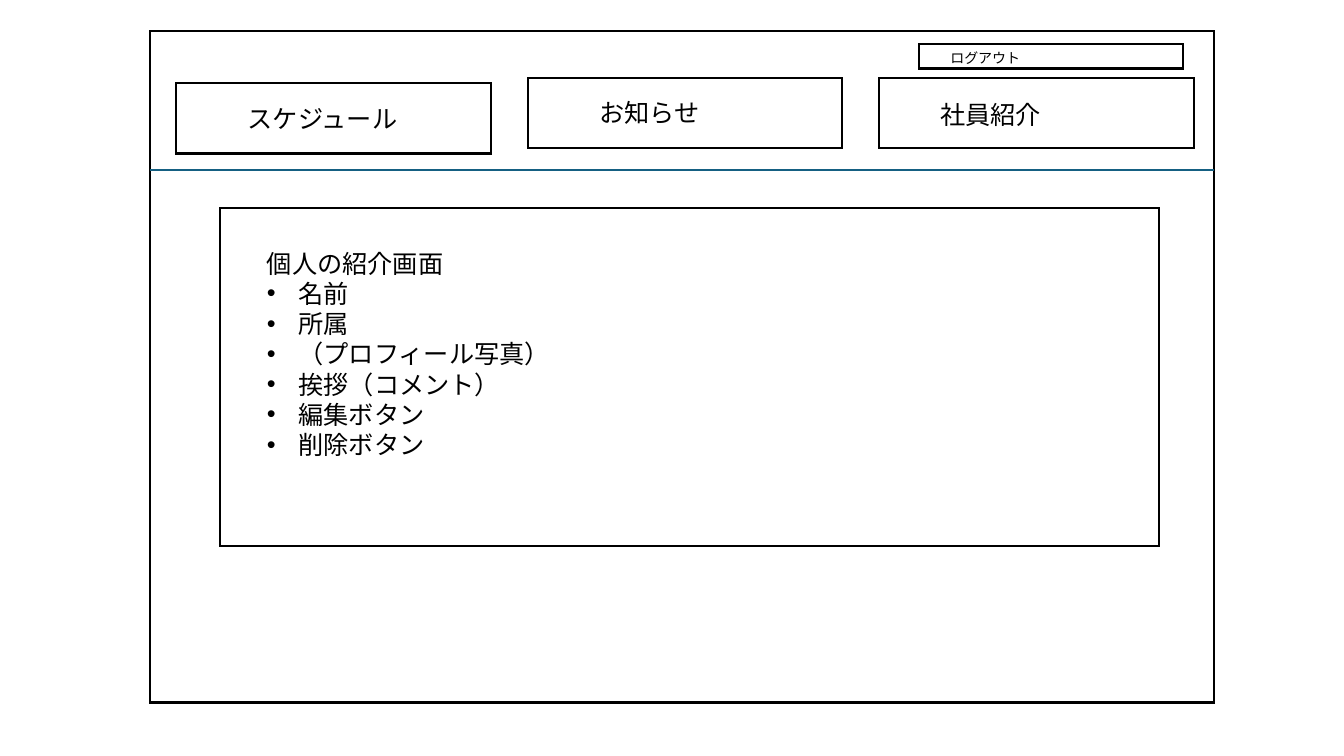
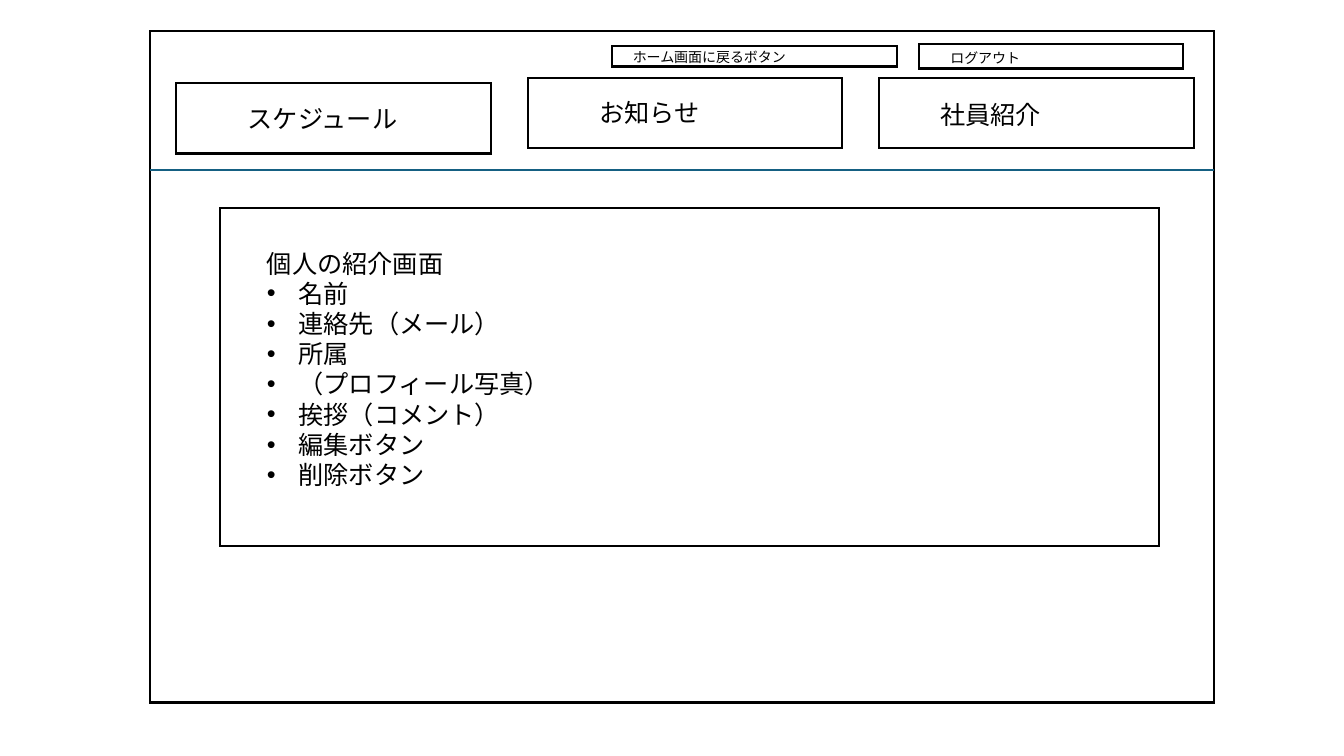
Before and after one commit to username123-debug/office-front, a slide deck: slide 11 of 画面デザイン.pptx (slide 8 before the commit). Drawn at 1344x756 pixels with LibreOffice and Linux fonts; fonts in the diff are those of the drawing. Boxes give left, top, right and bottom in pixels: in the first picture for what was removed or moved away, otherwise in the second. Text is boxed around its words. In the diff, an @@ line names an element or a change of style, - is before the commit and + after.

Commit message:
画面デザインを更新（編集中）

```diff
--- a/画面デザイン.pptx
+++ b/画面デザイン.pptx
@@ rectangle added at [612, 45, 897, 67], fill #FFFFFF, outline #000000 1.5 pt @@
@@ text added at [633, 50, 786, 66], 10 pt, text #000000 @@
+ホーム画面に戻るボタン
@@ text at [298, 311, 500, 336]: paragraph added @@
+• 連絡先（メール）
```
Also in this commit, not shown: 7 other slides changed, 3 slides added.
